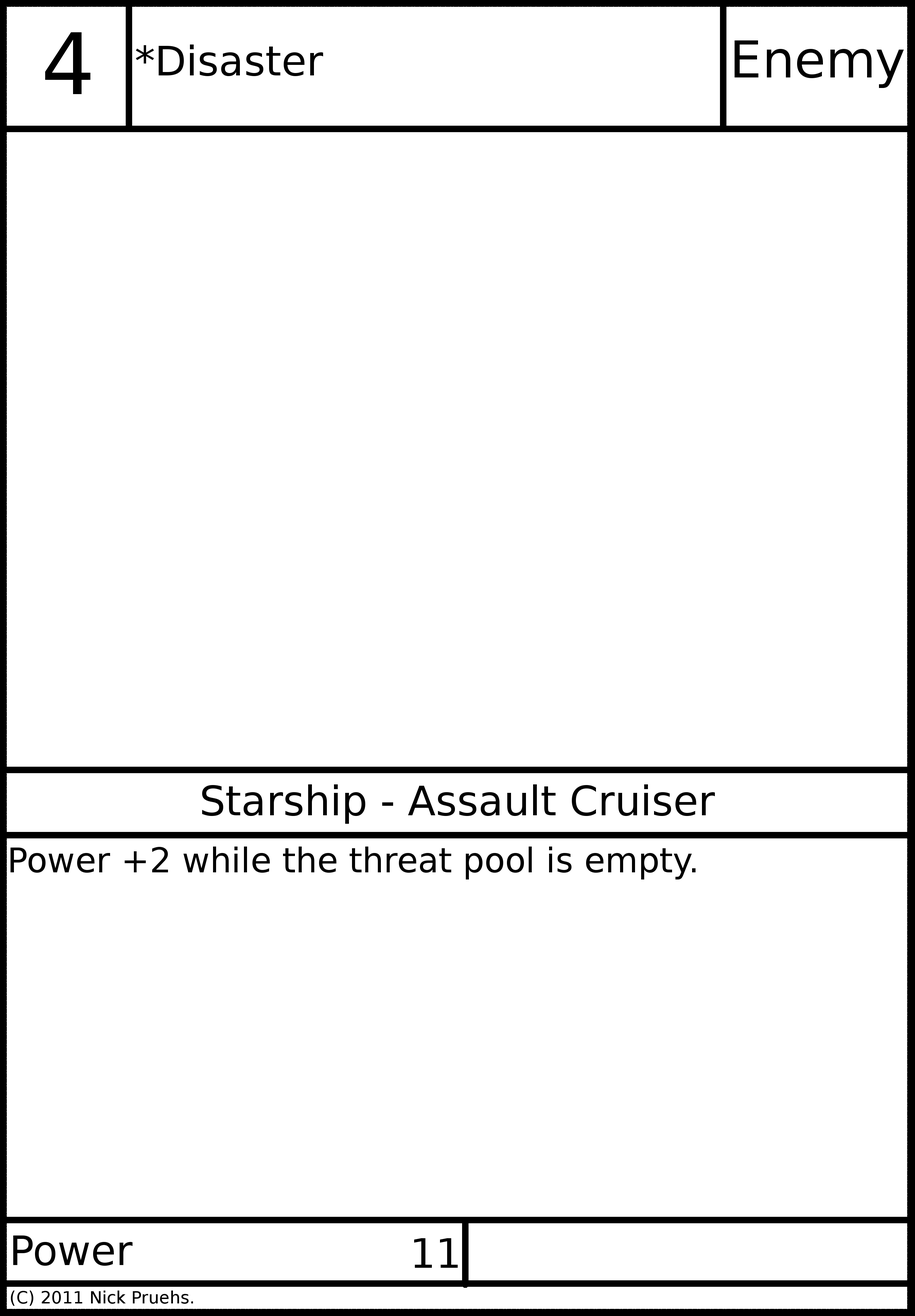
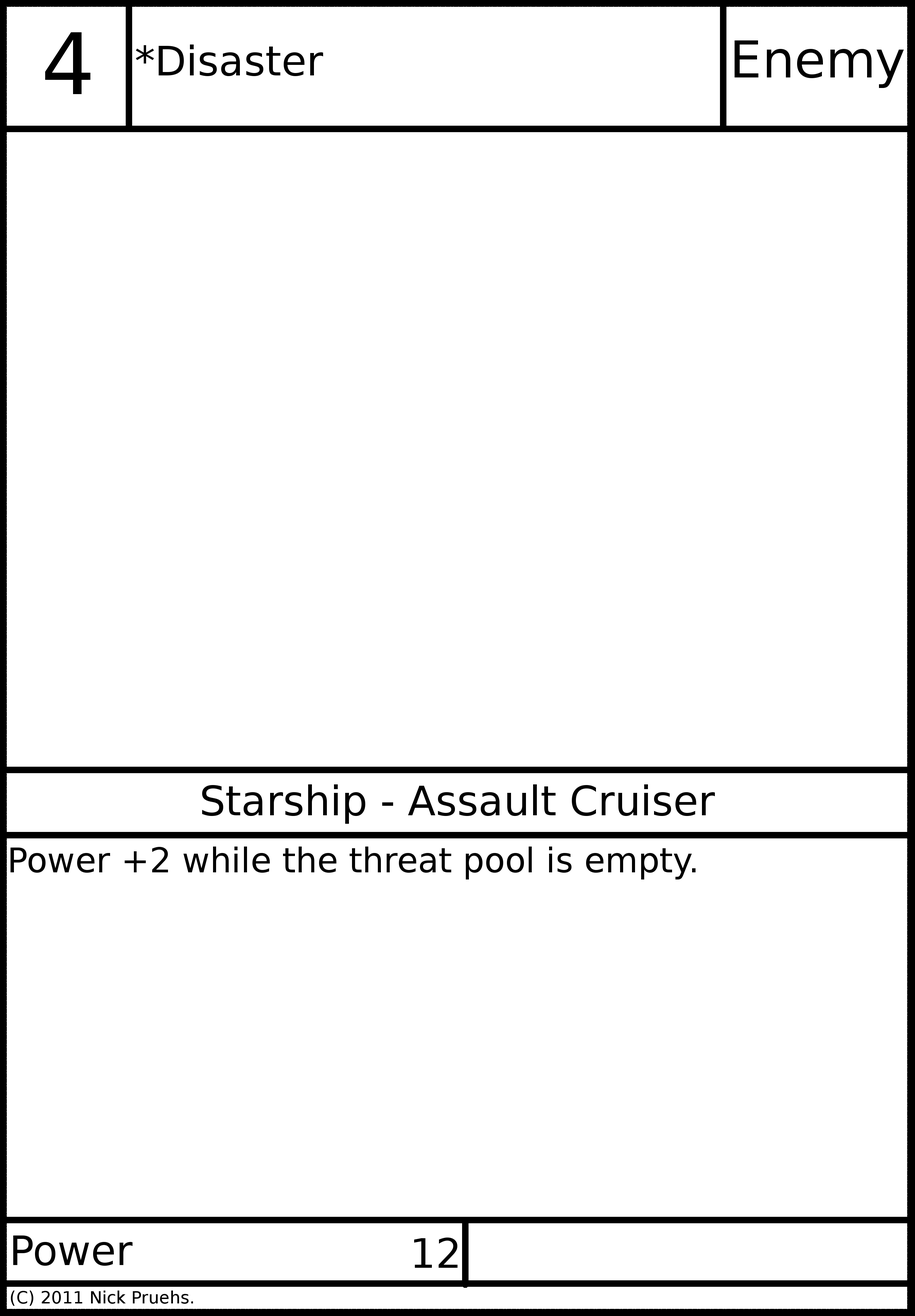
Two versions of the same layered image (915x1316). Layer-by-layer changes:
painted on "Power Value" over [438, 1237, 458, 1268]
